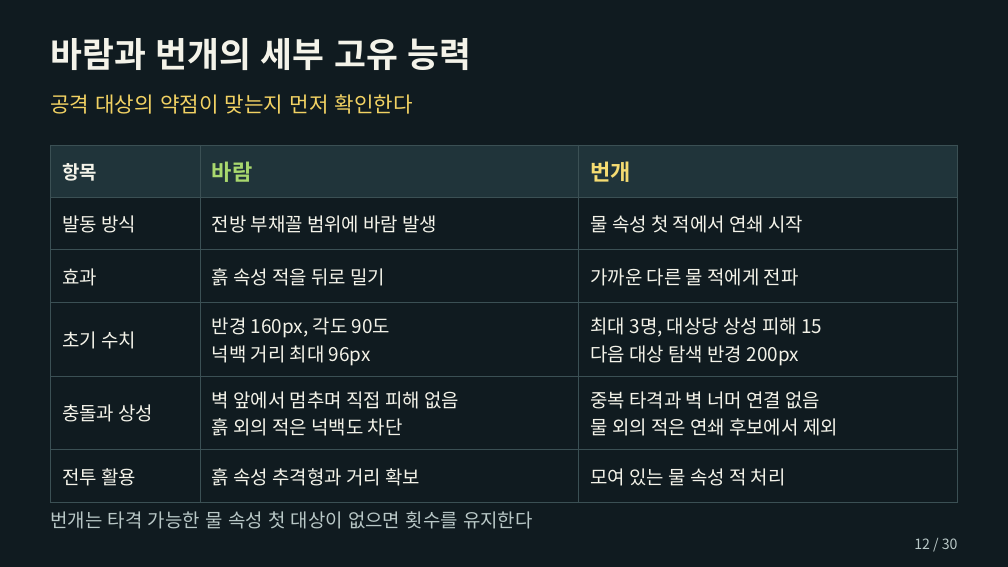
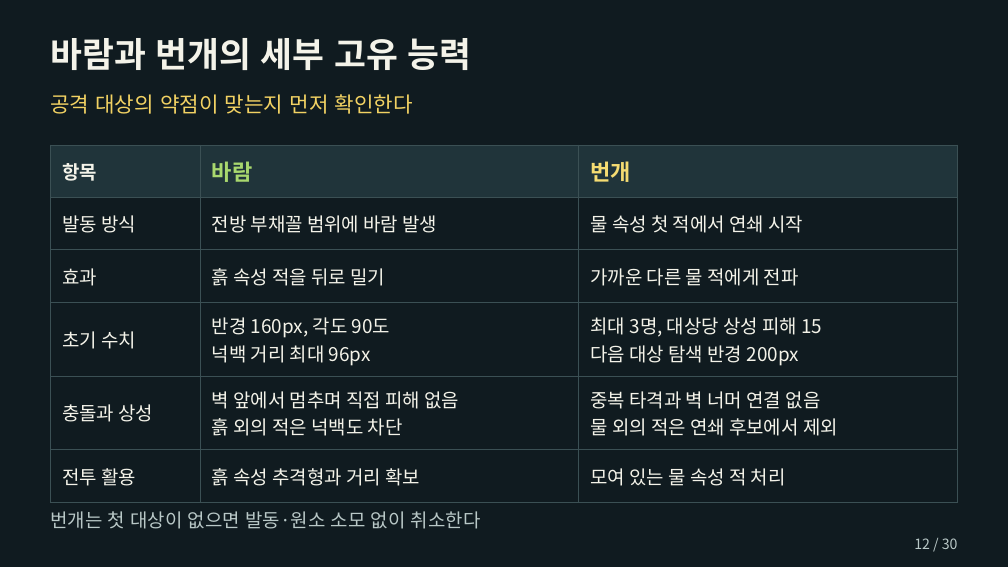
Before and after one commit to chanwhee0330/element-eater, a slide deck: slide 12 of outputs/planning/엘리먼트_이터_기획서_허찬휘.pptx. Drawn at 1008x567 pixels with LibreOffice and Linux fonts; fonts in the diff are those of the drawing. Boxes give left, top, right and bottom in pixels: in the first picture for what was removed or moved away, otherwise in the second. Text is boxed around its words. In the diff, an @@ line names an element or a change of style, - is before the commit and + after.

```diff
--- a/outputs/planning/엘리먼트_이터_기획서_허찬휘.pptx
+++ b/outputs/planning/엘리먼트_이터_기획서_허찬휘.pptx
@@ text at <box>50,511,481,529</box>: text changed @@
-번개는 타격 가능한 물 속성 첫 대상이 없으면 횟수를 유지한다
+번개는 첫 대상이 없으면 발동·원소 소모 없이 취소한다
```
Also in this commit, not shown: 14 other slides changed, 6 other files.
